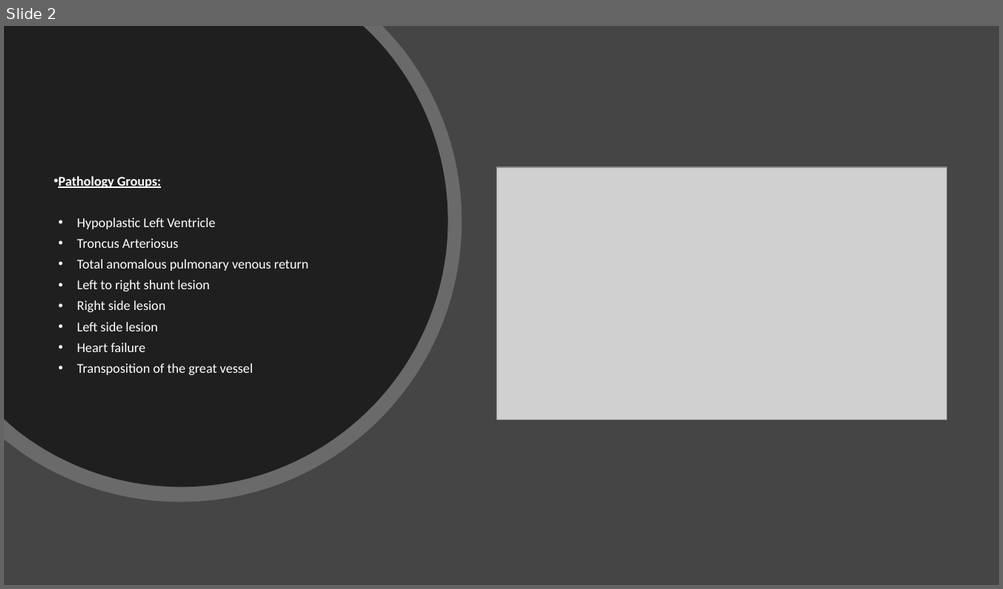
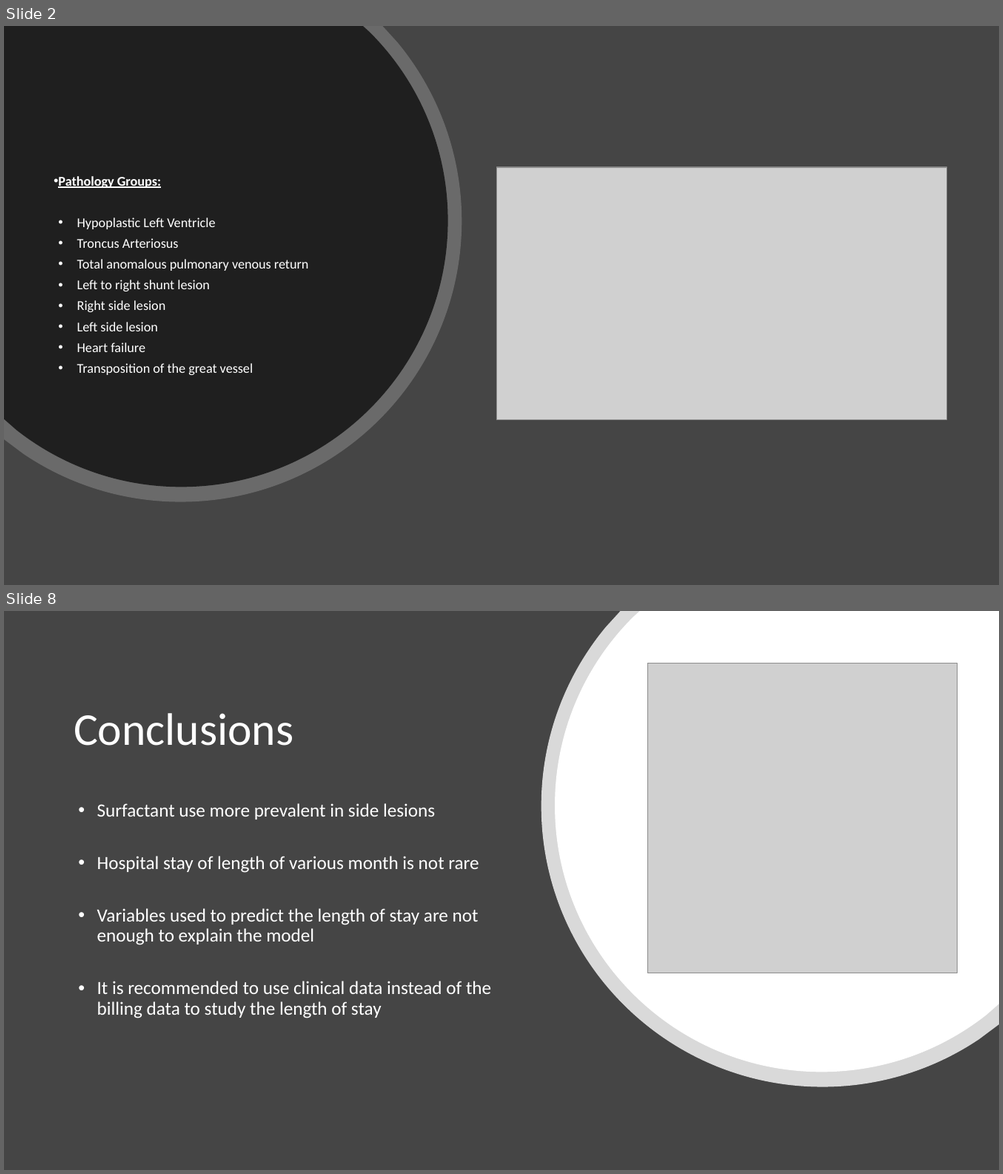
Before and after one commit to MayraPerezRusso/FinalProject, a slide deck: Congenital Heart Desease.pptx. Shown one above the other, each under a label of ours: slide 2 before the commit, slides 2 and 8 after it; the slides between them are not shown. The pictures are 1003x589 and 1003x1174 pixels, drawn with LibreOffice and Linux fonts; fonts in the diff are those of the drawing; grey boxes stand for pictures. Boxes give left, top, right and bottom in pixels: in the first picture for what was removed or moved away, otherwise in the second. Text is boxed around its words. In the diff, an @@ line names an element or a change of style, - is before the commit and + after.

```diff
--- a/Congenital Heart Desease.pptx
+++ b/Congenital Heart Desease.pptx
@@ slide 8 added at (4,611,999,1170), background #454545 @@
@@ freeform shape added at (541,611,999,1088), fill #FFFFFF at 80% opacity @@
@@ freeform shape added at (555,611,999,1072), fill #FFFFFF @@
@@ picture added at (647,664,957,973) @@
@@ text added at (74,713,293,746), 44 pt, text #FFFFFF @@
+Conclusions
@@ text added at (97,803,491,1019), 18 pt, text #FFFFFF @@
+• Surfactant use more prevalent in side lesions
+• Hospital stay of length of various month is not rare
+• Variables used to predict the length of stay are not enough to explain the model
+• It is recommended to use clinical data instead of the billing data to study the length of stay
```
Also in this commit, not shown: 5 other slides added.
